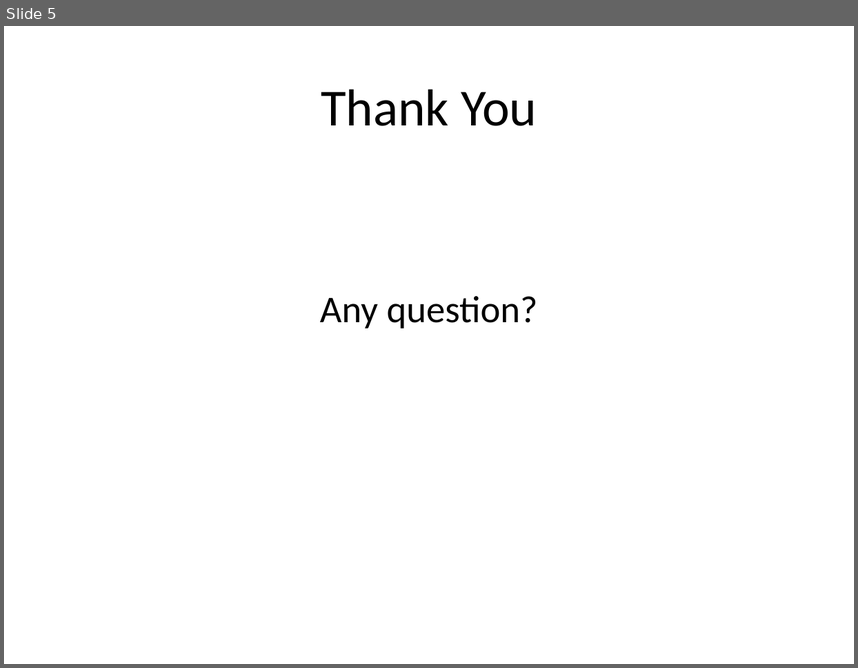
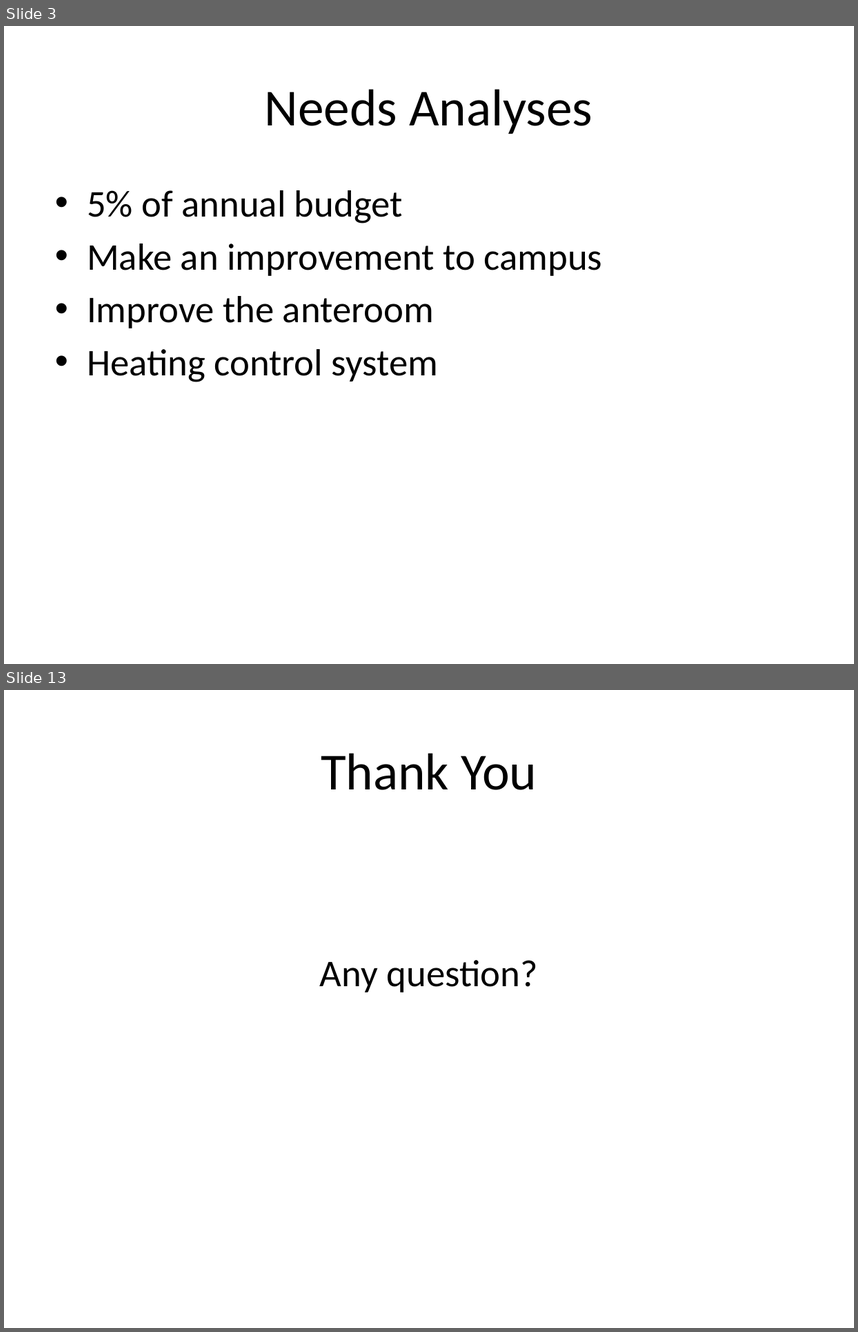
Before and after one commit to kaxi1111/SB, a slide deck: Final Research Presentation.pptx. Shown one above the other, each under a label of ours: slide 5 before the commit, slides 3 and 13 after it; the slides between them are not shown. The pictures are 858x668 and 858x1332 pixels, drawn with LibreOffice and Linux fonts; fonts in the diff are those of the drawing. Boxes give left, top, right and bottom in pixels: in the first picture for what was removed or moved away, otherwise in the second. Text is boxed around its words. In the diff, an @@ line names an element or a change of style, - is before the commit and + after.

```diff
--- a/Final Research Presentation.pptx
+++ b/Final Research Presentation.pptx
@@ slide 3 added at [4,26,854,664], background #FFFFFF @@
@@ title added at [265,89,593,134], 44 pt, text #000000 @@
+Needs Analyses
@@ text added at [87,190,603,382], 32 pt, text #000000 @@
+• 5% of annual budget
+• Make an improvement to campus
+• Improve the anteroom
+• Heating control system
@@ what was slide 5 is now slide 13 @@
```
Also in this commit, not shown: 3 slides changed, 8 other slides added, 1 slide removed, 2 other files.
